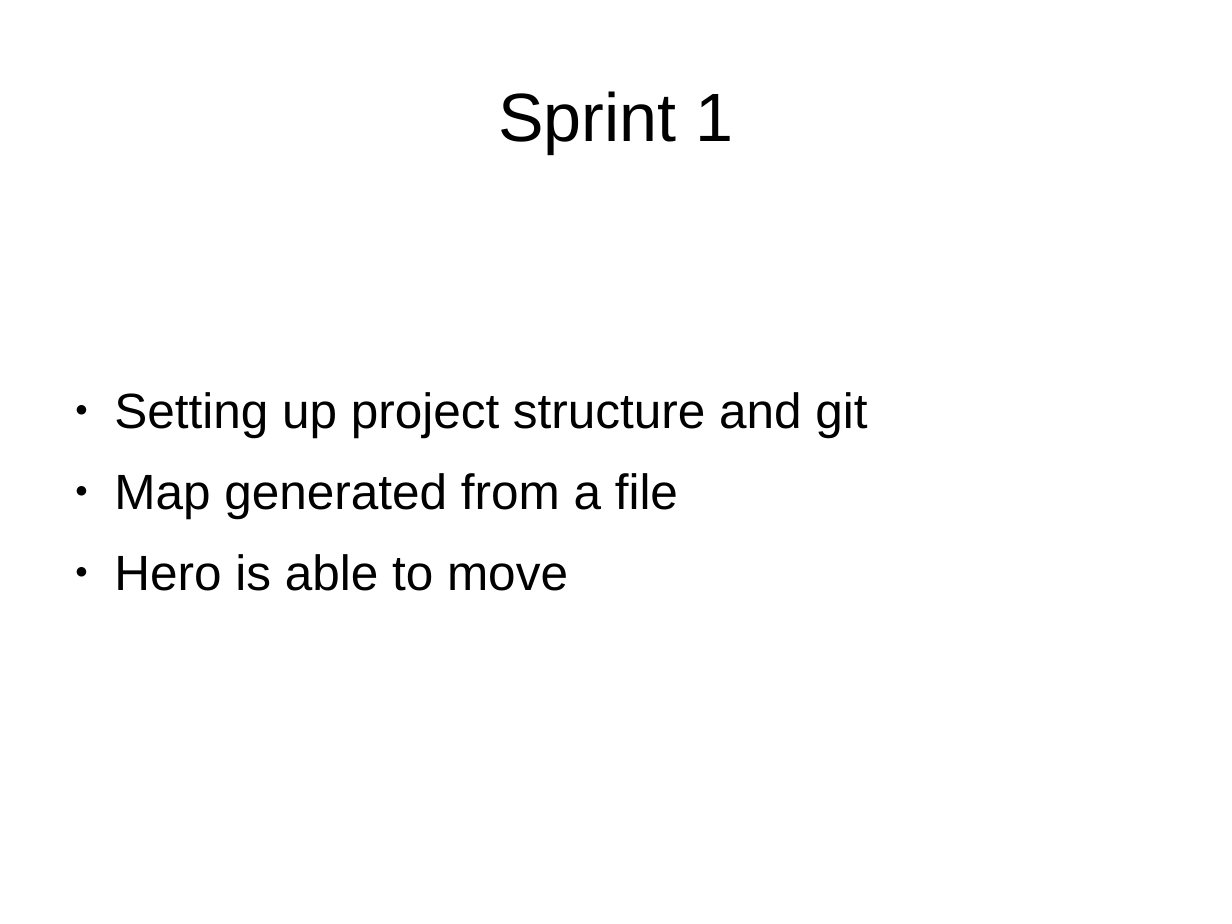
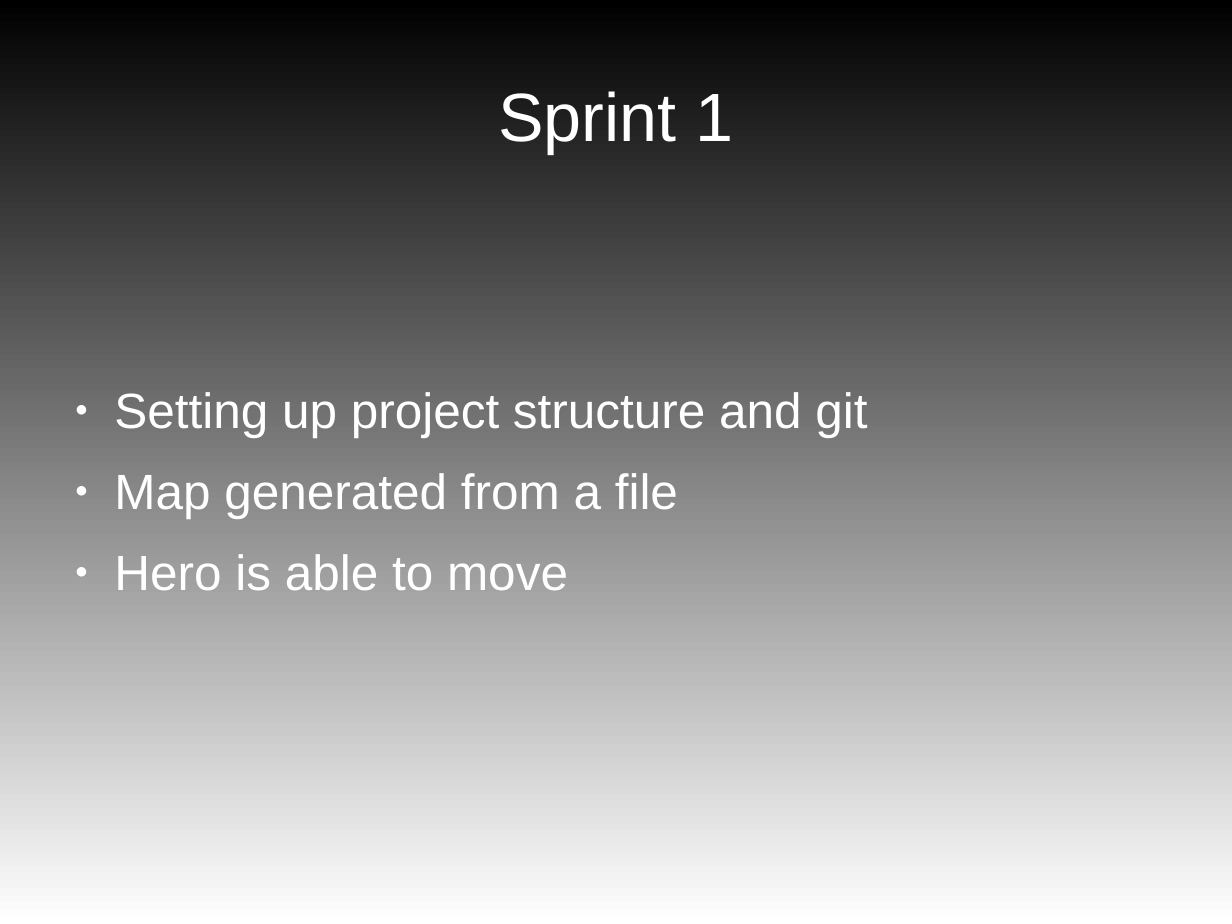
Before and after one commit to lukyky414/ACL2018_LAN-SCH, a slide deck: slide 3 of annexe/Presentation.odp. Drawn at 1232x924 pixels with LibreOffice and Linux fonts; fonts in the diff are those of the drawing. Boxes give left, top, right and bottom in pixels: in the first picture for what was removed or moved away, otherwise in the second. Text is boxed around its words. In the diff, an @@ line names an element or a change of style, - is before the commit and + after.

```diff
--- a/annexe/Presentation.odp
+++ b/annexe/Presentation.odp
@@ background #FFFFFF to gradient #000000 to #FFFFFF @@
@@ title "Sprint 1" at [498,91,733,153]: text colour #000000 to #FFFFFF @@
@@ text "Setting up project structure and ..." at [114,392,867,591]: text colour #000000 to #FFFFFF; bullet colour #000000 to #FFFFFF @@
```
Also in this commit, not shown: 8 other slides changed, 1 slide added, 1 slide removed.
